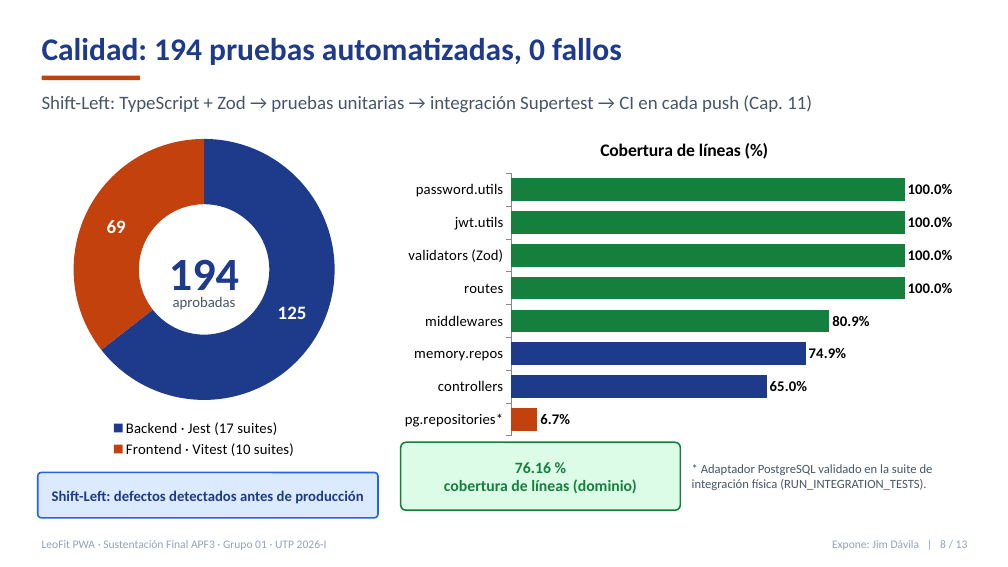
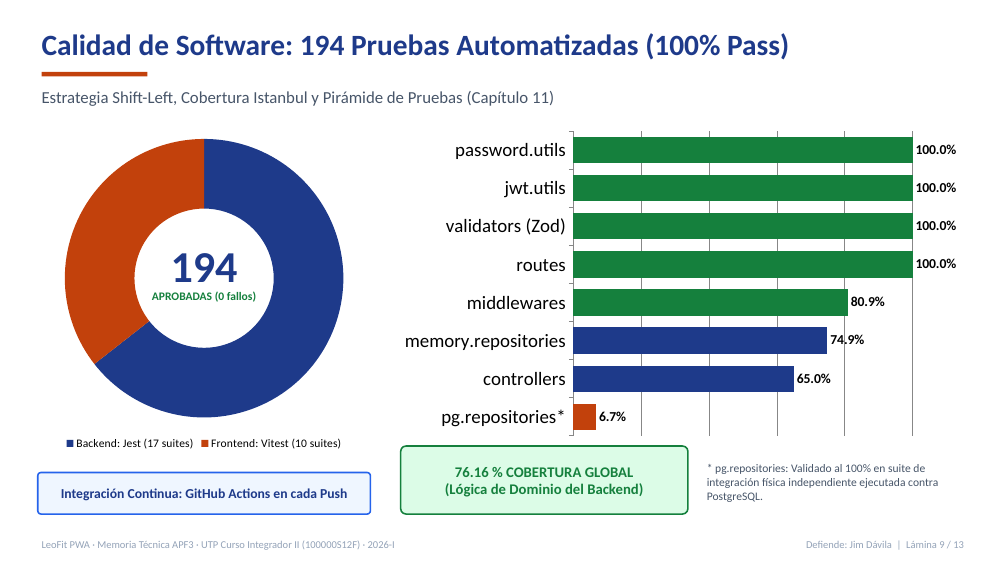
Before and after one commit to Leofit-Solutions-Grupo01/leofit-pedidos-sistema, a slide deck: slide 9 of docs/01_entregable_final_apf3/presentacion_sustentacion/APF3_LEOFIT_Presentacion.pptx (slide 8 before the commit). Drawn at 1008x567 pixels with LibreOffice and Linux fonts; fonts in the diff are those of the drawing. Boxes give left, top, right and bottom in pixels: in the first picture for what was removed or moved away, otherwise in the second. Text is boxed around its words. In the diff, an @@ line names an element or a change of style, - is before the commit and + after.

```diff
--- a/docs/01_entregable_final_apf3/presentacion_sustentacion/APF3_LEOFIT_Presentacion.pptx
+++ b/docs/01_entregable_final_apf3/presentacion_sustentacion/APF3_LEOFIT_Presentacion.pptx
@@ text at (42,33,789,60): text changed; size 30 to 28 pt @@
-Calidad: 194 pruebas automatizadas, 0 fallos
+Calidad de Software: 194 Pruebas Automatizadas (100% Pass)
@@ rectangle: place and size @@
-rectangle at (42,76,140,80)
+rectangle at (42,72,147,76)
@@ text at (42,91,554,106): text changed; size 18 to 16 pt @@
-Shift-Left: TypeScript + Zod → pruebas unitarias → integración Supertest → CI en cada push (Cap. 11)
+Estrategia Shift-Left, Cobertura Istanbul y Pirámide de Pruebas (Capítulo 11)
@@ doughnut chart at (30,129,378,454) @@
-categories: Backend · Jest (17 suites), Frontend · Vitest (10 suites)
+categories: Backend: Jest (17 suites), Frontend: Vitest (10 suites)
-Series 1: 125, 69
+Series 1: 64, 36
@@ data labels of Series 1 removed @@
@@ legend changed @@
@@ lettering changed @@
@@ doughnut chart: place and size @@
-doughnut chart at (30,129,378,461)
+doughnut chart at (30,129,378,454)
@@ bar chart at (393,125,975,442) @@
@@ title "Cobertura de líneas (%)" removed @@
-categories: pg.repositories*, controllers, memory.repos, middlewares, routes, validators (Zod), jwt.utils, password.utils
+categories: pg.repositories*, controllers, memory.repositories, middlewares, routes, validators (Zod), jwt.utils, password.utils
-Cobertura de líneas (%): 6.7, 65, 74.9, 80.9, 100, 100, 100, 100
+Series 1: 6.7, 65, 74.9, 80.9, 100, 100, 100, 100
@@ data labels of Series 1 changed @@
@@ value axis changed @@
@@ lettering changed @@
@@ text "194" at (171,253,238,293): size 44 to 42 pt @@
@@ text at (152,291,256,302): text changed; size 14 to 11 pt; text colour #475569 to #15803D; bold on @@
-aprobadas
+APROBADAS (0 fallos)
@@ rounded rectangle "76.16 % COBERTURA GLOBAL": place and size @@
-rounded rectangle "76.16 % COBERTURA GLOBAL" at (401,442,681,510)
+rounded rectangle "76.16 % COBERTURA GLOBAL" at (401,446,688,514)
@@ rounded rectangle removed at (38,473,378,518) @@
-Shift-Left: defectos detectados antes de producción
@@ rounded rectangle added at (38,473,371,514), fill #EFF6FF, outline #2563EB 1.5 pt, 13 pt, text #1E3A8A, bold @@
+Integración Continua: GitHub Actions en cada Push
@@ text in rounded rectangle at (445,467,643,497): text changed; size 15 to 14 pt @@
-76.16 %
-cobertura de líneas (dominio)
+76.16 % COBERTURA GLOBAL
+(Lógica de Dominio del Backend)
@@ text at (707,464,938,502): text changed; size 12 to 11 pt @@
-* Adaptador PostgreSQL validado en la suite de integración física (RUN_INTEGRATION_TESTS).
+* pg.repositories: Validado al 100% en suite de integración física independiente ejecutada contra PostgreSQL.
@@ text at (42,541,395,550): text changed; size 11 to 10 pt @@
-LeoFit PWA · Sustentación Final APF3 · Grupo 01 · UTP 2026-I
+LeoFit PWA · Memoria Técnica APF3 · UTP Curso Integrador II (100000S12F) · 2026-I
@@ text at (806,541,964,548): text changed; size 11 to 10 pt @@
-Expone: Jim Dávila | 8 / 13
+Defiende: Jim Dávila | Lámina 9 / 13
```
Also in this commit, not shown: 2 other slides changed, 10 slides added, 10 slides removed, 2 other files.
